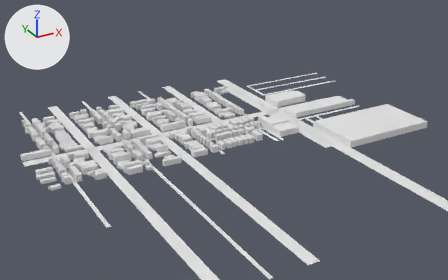
A saved change to the glTF model app/public/world/tiles/-7_12.glb.
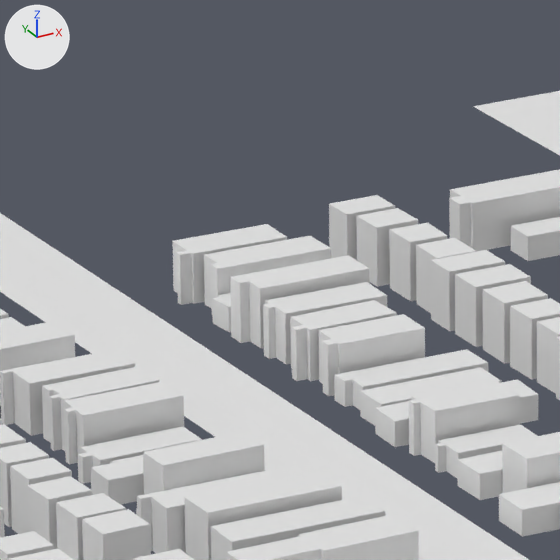
Each version appears first whole from a 50 mm lens placed at (-3639.0, -6902.0, 356.0), pointed at (-3232.0, -6162.0, -15.0), and next in a close-up on the part from 39% to 50% of the width and 26% to 43% of the height. Arrows for +X, +Y and +Z are at upper left; the lights stay in place. The last two pictures show the newer version. Where no turn or scale is listed for an object, it has been applied to the vertices. Vertices at exactly the same position are counted once.

The scene before the commit, as lines of its bpy script (objects in view):
```python
me_buildings = bpy.data.meshes.new('buildings')
me_buildings.from_pydata(...)  # 3647 vertices, 4819 faces; spans x -277.0..277.0, y -151.0..151.0, z -6.0..6.0
me_ground = bpy.data.meshes.new('ground')
me_ground.from_pydata(...)  # 418 vertices, 346 faces; spans x -287.0..287.0, y -281.0..281.0, z 0.0
ob_buildings = bpy.data.objects.new('buildings', me_buildings)
ob_buildings.location = (-3237.8, -6148.1, 5.7)
ob_ground = bpy.data.objects.new('ground', me_ground)
ob_ground.location = (-3229.0, -6216.8, 0.1)
```
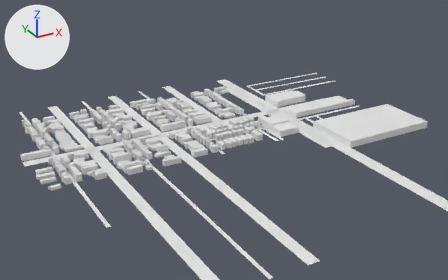
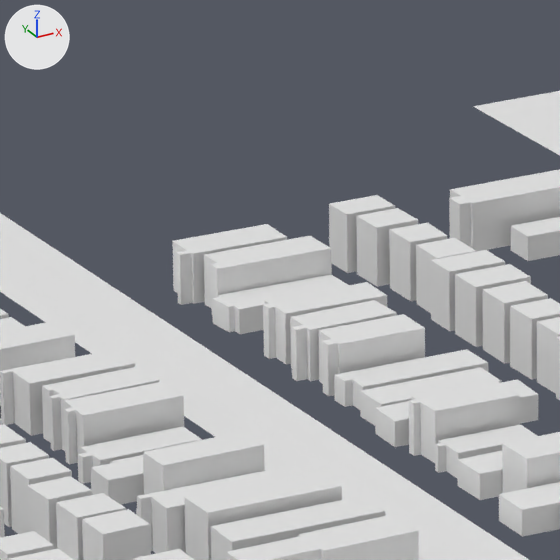
The change, as a list of edits to the scene's bpy script:
```text
Change me_buildings:
    used by ob_buildings; location = (-3237.8, -6148.1, 5.7)
    remove me_buildings.from_pydata(...)  # 3647 vertices, 4819 faces; spans x -277.0..277.0, y -151.0..151.0, z -6.0..6.0
    add me_buildings.from_pydata(...)  # 3635 vertices, 4803 faces; spans x -277.0..277.0, y -151.0..151.0, z -6.0..6.0
    me_buildings part 1: the loose piece of 12 vertices spanning x 27.0..46.0, y 117.0..124.0, z -6.0..3.0 is deleted
```

Boxes [x1, y1, x2, y2] around the edits, measured in the close-ups (560 x 560 px):
part 1 of me_buildings, deleted: before [230, 255, 370, 349]
